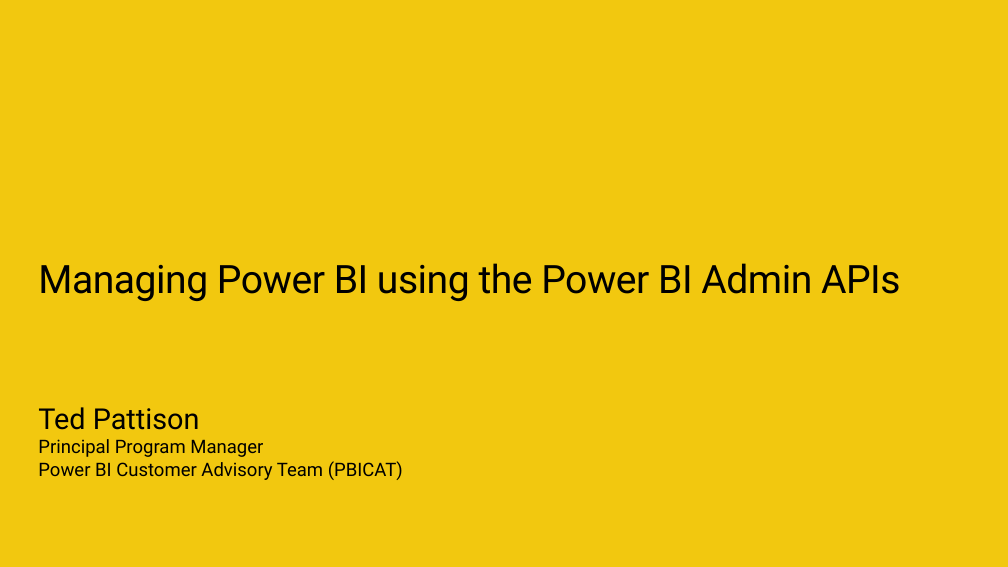
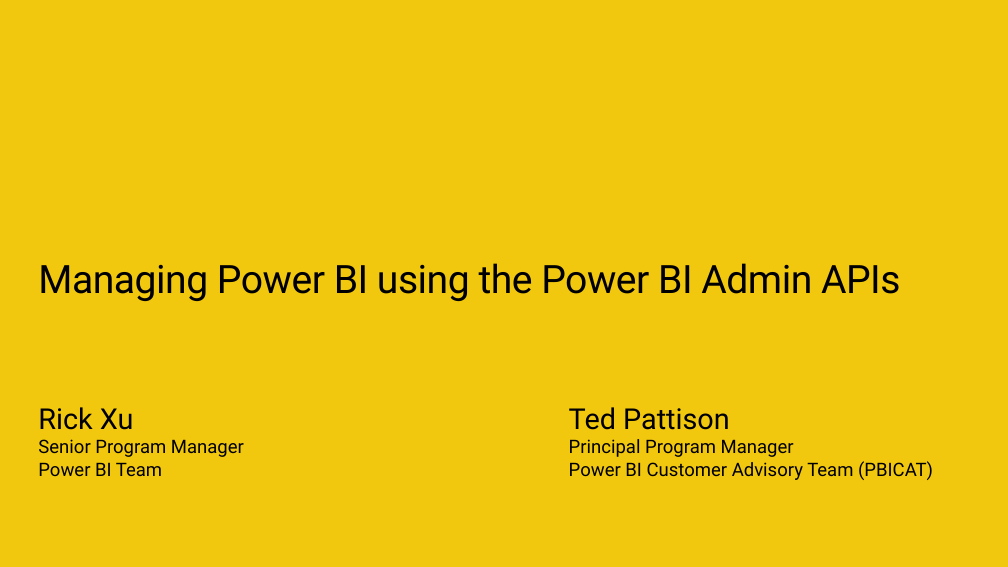
Before and after one commit to PowerBiDevCamp/Camp-Sessions, a slide deck: slide 2 of Session 19 - Managing Power BI using the Power BI Admin APIs.pptx. Drawn at 1008x567 pixels with LibreOffice and Linux fonts; fonts in the diff are those of the drawing; background and template pictures are left out. Boxes give left, top, right and bottom in pixels: in the first picture for what was removed or moved away, otherwise in the second. Text is boxed around its words. In the diff, an @@ line names an element or a change of style, - is before the commit and + after.

```diff
--- a/Session 19 - Managing Power BI using the Power BI Admin APIs.pptx
+++ b/Session 19 - Managing Power BI using the Power BI Admin APIs.pptx
@@ text at [38,407,244,476]: text changed @@
-  Ted Pattison
-  Principal Program Manager
-  Power BI Customer Advisory Team (PBICAT)
+  Rick Xu
+  Senior Program Manager
+  Power BI Team
@@ text added at [569,407,933,480], 18 pt, text #000000 @@
+  Ted Pattison
+  Principal Program Manager
+  Power BI Customer Advisory Team (PBICAT)
```
Also in this commit, not shown: 1 other slide changed, 30 slides added.
